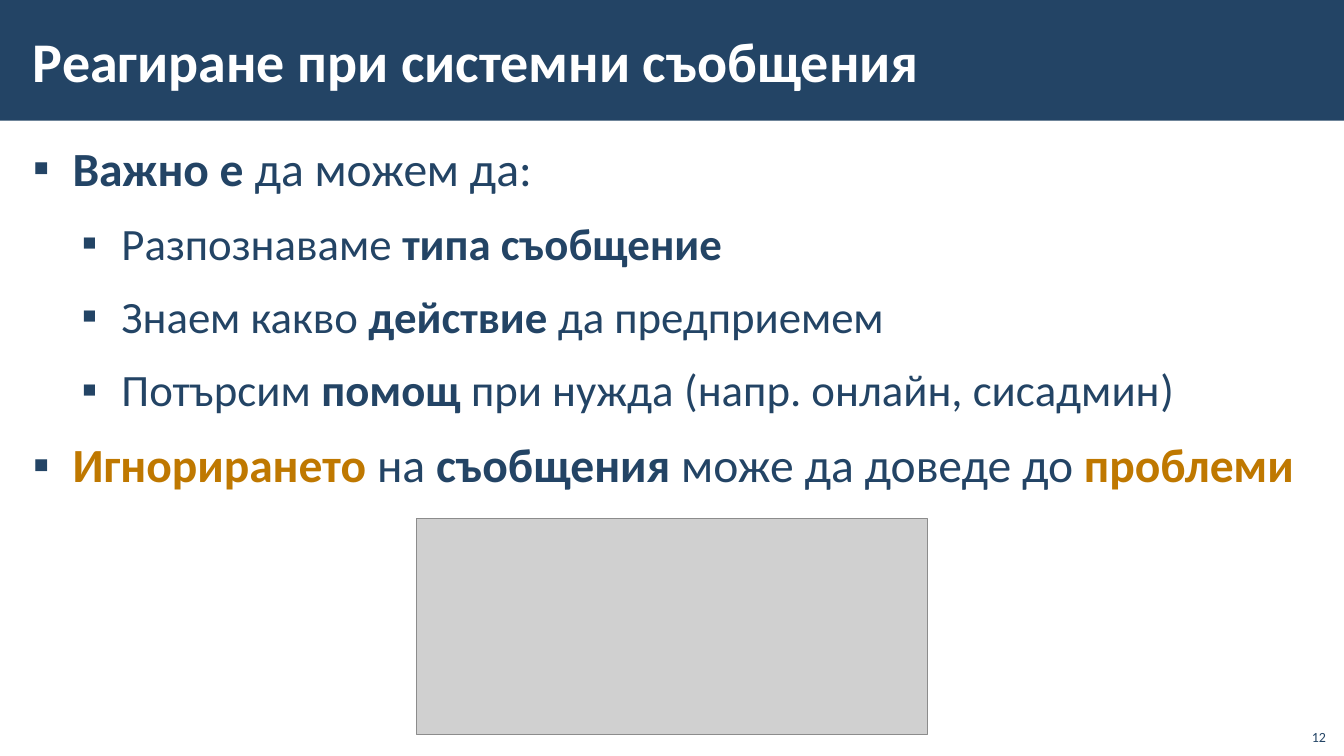
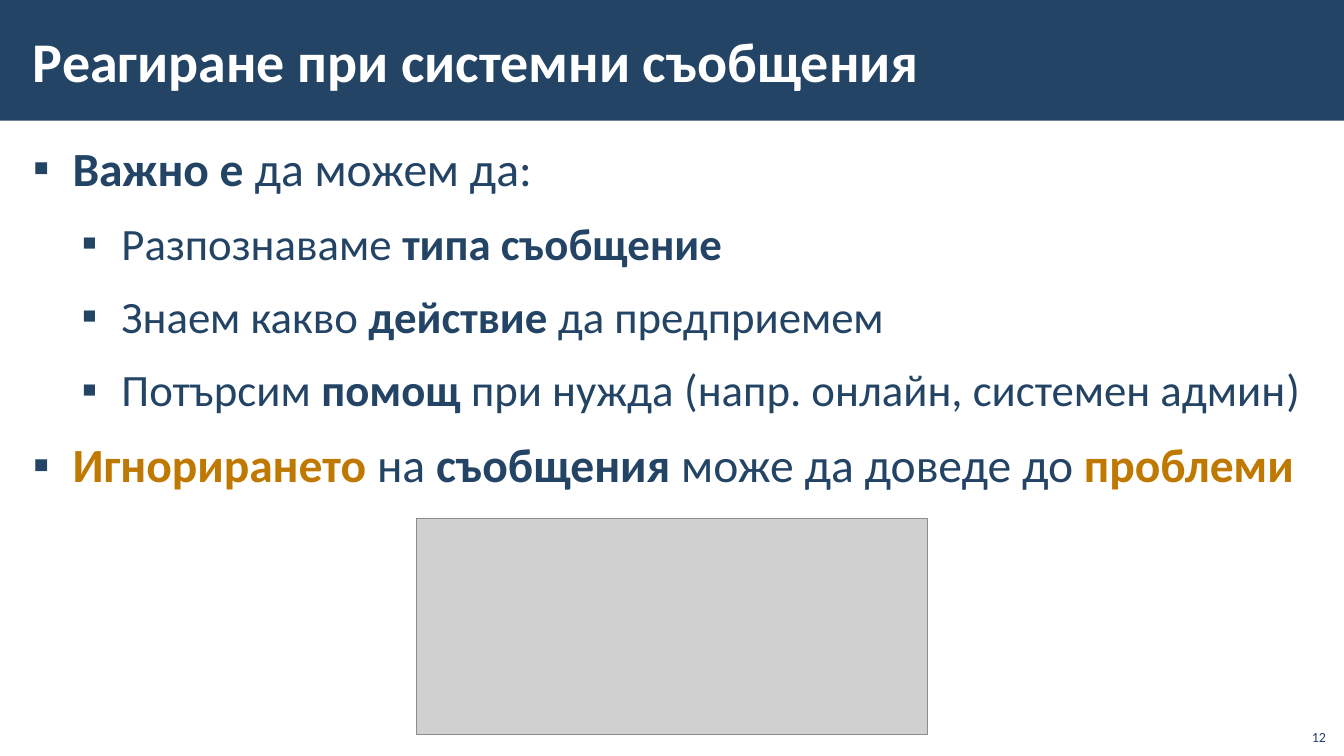
Before and after one commit to BG-IT-Edu/School-Programming, a slide deck: slide 12 of Courses/Software-Sciences/IT-Module-4-Problem-Solving-with-ICT/09-Computer-Systems-Management/09-Computer-Systems-Management.pptx. Drawn at 1344x756 pixels with LibreOffice and Linux fonts; fonts in the diff are those of the drawing; grey boxes stand for pictures; background and template pictures are left out. Boxes give left, top, right and bottom in pixels: in the first picture for what was removed or moved away, otherwise in the second. Text is boxed around its words. In the diff, an @@ line names an element or a change of style, - is before the commit and + after.

```diff
--- a/Courses/Software-Sciences/IT-Module-4-Problem-Solving-with-ICT/09-Computer-Systems-Management/09-Computer-Systems-Management.pptx
+++ b/Courses/Software-Sciences/IT-Module-4-Problem-Solving-with-ICT/09-Computer-Systems-Management/09-Computer-Systems-Management.pptx
@@ text at bbox=[121, 373, 1299, 414]: text changed @@
-  ▪ Потърсим помощ при нужда (напр. онлайн, сисадмин)
+  ▪ Потърсим помощ при нужда (напр. онлайн, системен админ)
```
Also in this commit, not shown: 3 other slides changed, 1 slide added, 5 other files.
